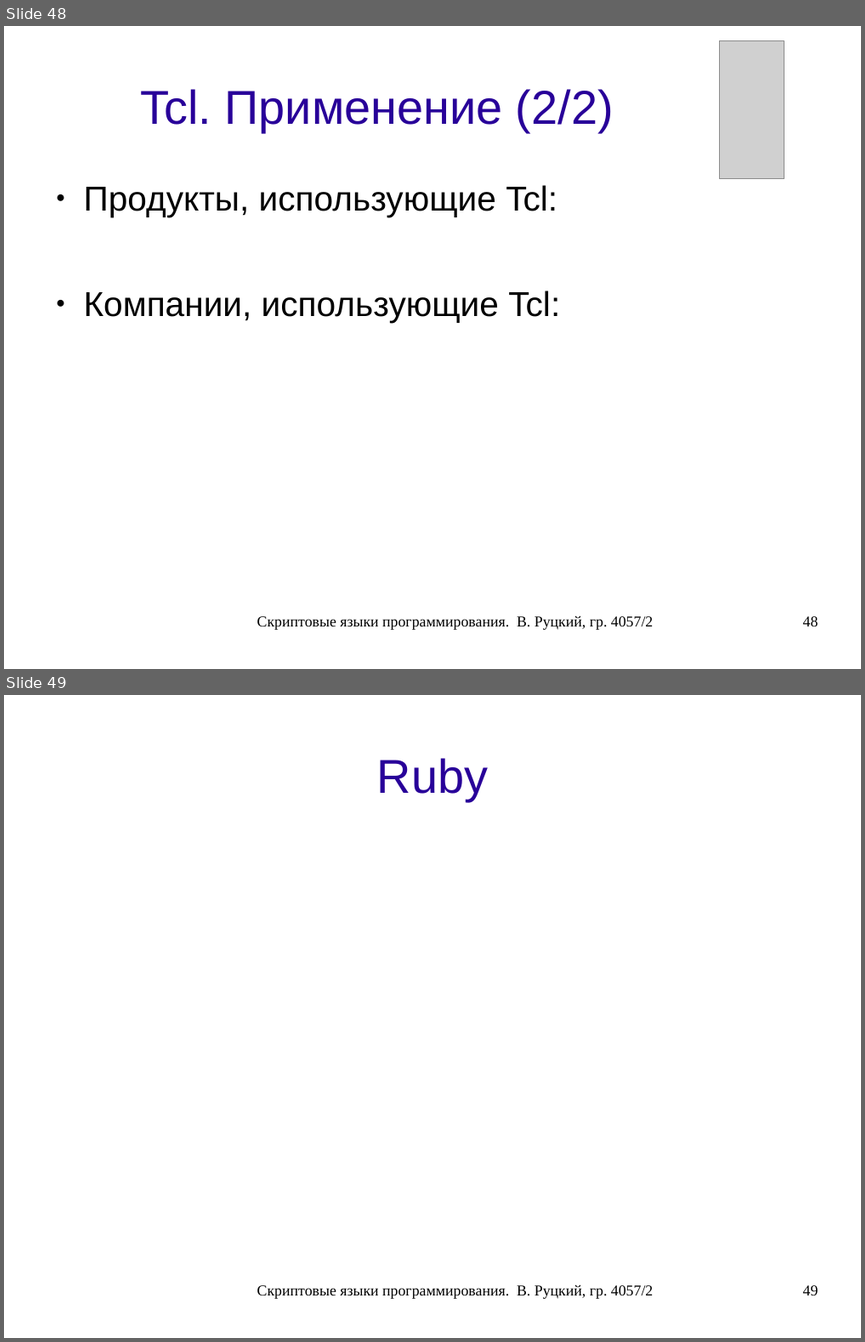
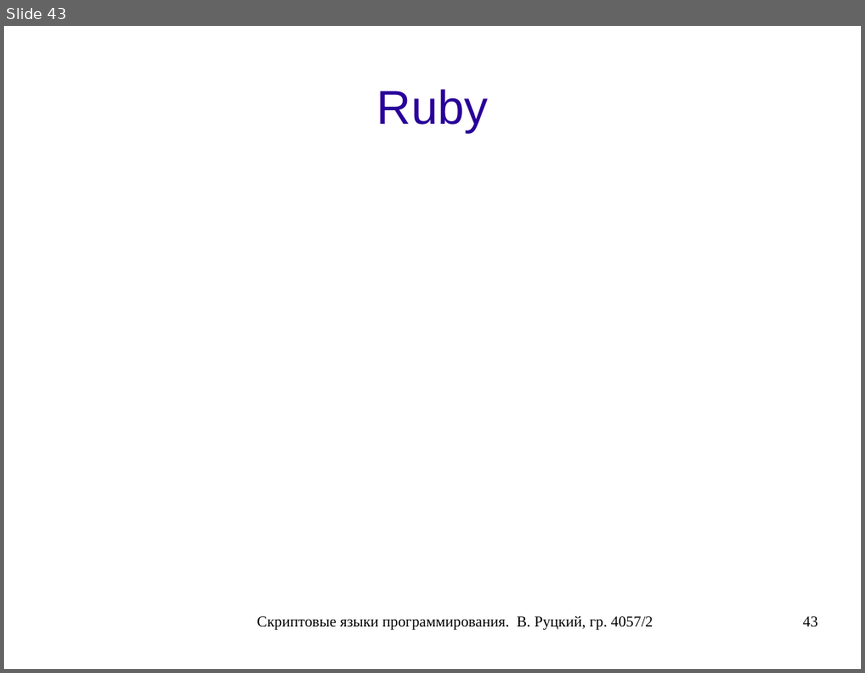
Before and after one commit to rutsky/semester07, a slide deck: Operation_systems/scripting_languages/40572_Rutsky_Scripting_languages.odp. Shown one above the other, each under a label of ours: slides 48 and 49 before the commit, slide 43 after it. The pictures are 865x1342 and 865x673 pixels, drawn with LibreOffice and Linux fonts; fonts in the diff are those of the drawing; grey boxes stand for pictures. Boxes give left, top, right and bottom in pixels: in the first picture for what was removed or moved away, otherwise in the second. Text is boxed around its words. In the diff, an @@ line names an element or a change of style, - is before the commit and + after.

```diff
--- a/Operation_systems/scripting_languages/40572_Rutsky_Scripting_languages.odp
+++ b/Operation_systems/scripting_languages/40572_Rutsky_Scripting_languages.odp
@@ slide 48 removed at [4, 26, 861, 669], background #FFFFFF @@
@@ picture removed at [720, 41, 784, 179] @@
@@ title removed at [141, 89, 613, 132] @@
-Tcl. Применение (2/2)
@@ text removed at [84, 185, 560, 323] @@
-● Продукты, использующие Tcl:
-● Компании, использующие Tcl:
@@ text removed at [257, 615, 653, 630] @@
-Скриптовые языки программирования. В. Руцкий, гр. 4057/2
@@ page number removed at [803, 616, 818, 626] @@
-48
@@ what was slide 49 is now slide 43 @@
@@ page number at [803, 616, 818, 626]: text changed @@
-49
+43
```
Also in this commit, not shown: 5 slides changed, 5 other slides removed.
